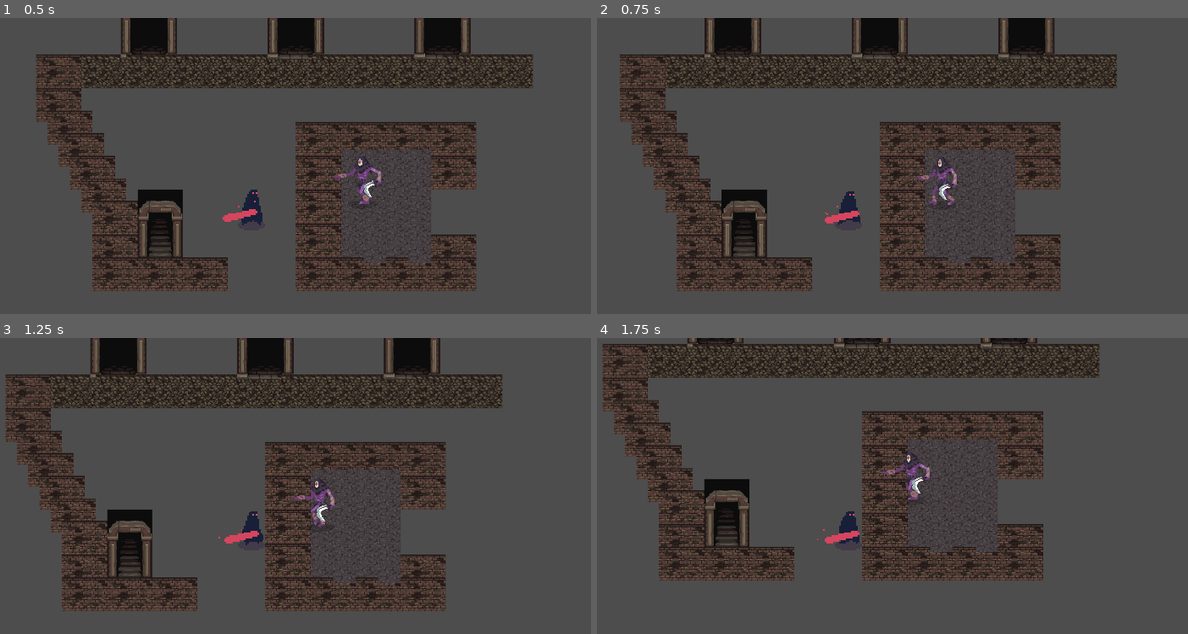
Above: before the commit, frames 1-4 (two rows, left to right).
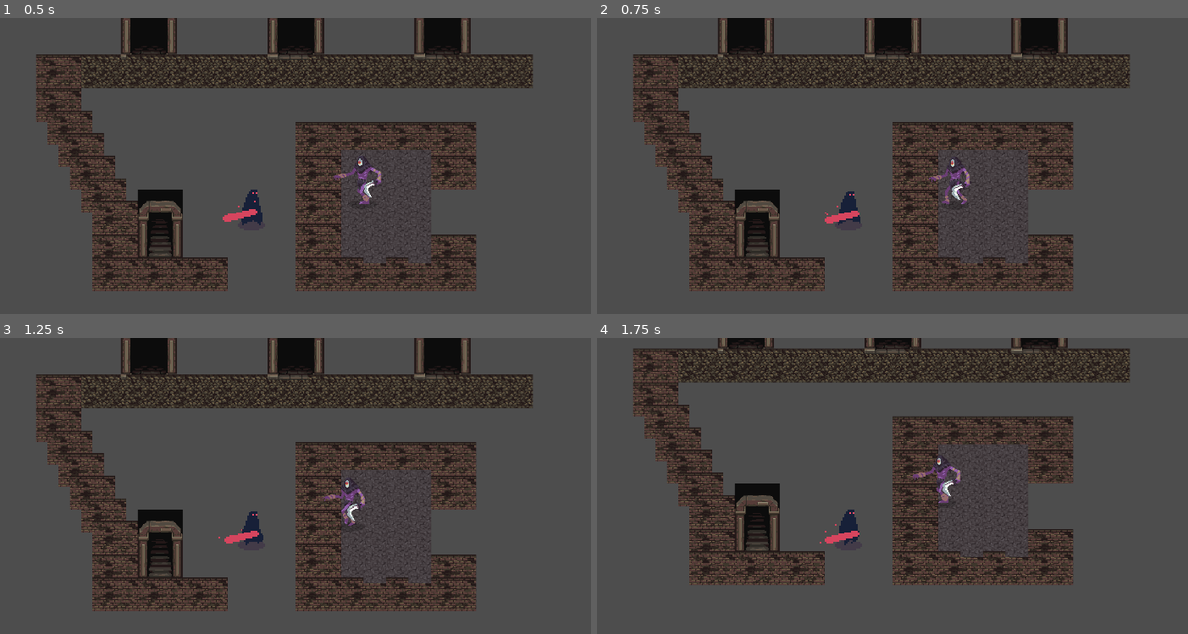
Above: after the commit, the same moments.

Repository: h-sutiwas/godot-mythus
Game: Godot game, scene res://scenes/playground.tscn
Two runs of this game, one before a commit and one after it. Both use one fixed random seed, a clock stepped at 60 frames per second and the inputs below.
Inputs:
- Up to frame 1 (0.5 s): no input
- Up to frame 2 (0.75 s): hold D (player_right) from 0.53 s (still down); hold Space (attack) from 0.53 s (still down)
- Up to frame 3 (1.25 s): keep holding D (player_right); keep holding Space (attack)
- Up to frame 4 (1.75 s): release D (player_right) at 1.28 s; release Space (attack) at 1.28 s; hold S (player_down) from 1.28 s (still down); tap Space (attack) at 1.35 s

Frame 1 is identical in both runs. In frame 2, 18% of the frame differs, in the area x 3-91%, y 0-93%; in frame 3, 24%, in the area x 1-91%, y 0-93%; in frame 4, 24%.

Commit message:
Update stage transitioning for these two

Diff:
--- a/scenes/entities/Player/state_idle.gd
+++ b/scenes/entities/Player/state_idle.gd
@@ -1,6 +1,7 @@
 class_name State_Idle extends State
 
 @onready var walk : State = $'../Walk'
+@onready var attack : State = $"../Attack"
 
 
 ## What happens when the player exit this State?
@@ -18,7 +19,7 @@
 func Process( _delta : float ) -> State:
 	if player.direction != Vector2.ZERO:
 		return walk
-	player.velocity = Vector2.ZERO
+
 	return null
 
 
@@ -29,4 +30,7 @@
 
 ## What happens during the _process update in this State?
 func HandleInput( _event: InputEvent ) -> State:
+	if _event.is_action_pressed( "attack" ):
+		return attack
+
 	return null
--- a/scenes/entities/Player/state_walk.gd
+++ b/scenes/entities/Player/state_walk.gd
@@ -3,7 +3,7 @@
 @export var move_speed : float = 200.0
 
 @onready var idle : State = $"../Idle"
-
+@onready var attack : State = $"../Attack"
 
 
 ## What happens when the player exit this State?
@@ -24,7 +24,7 @@
 	player.velocity = player.direction * move_speed
 
 	if player.SetDirection():
-		player.UpdateAnimatedSprite( player.AnimatedDirection() )
+		player.UpdateAnimatedSprite( player.AnimSpritesDirection() )
 
 	return null
 
@@ -36,4 +36,7 @@
 
 ## What happens during the _process update in this State?
 func HandleInput( _event: InputEvent ) -> State:
+	if _event.is_action_pressed( "attack" ):
+		return attack
+
 	return null
